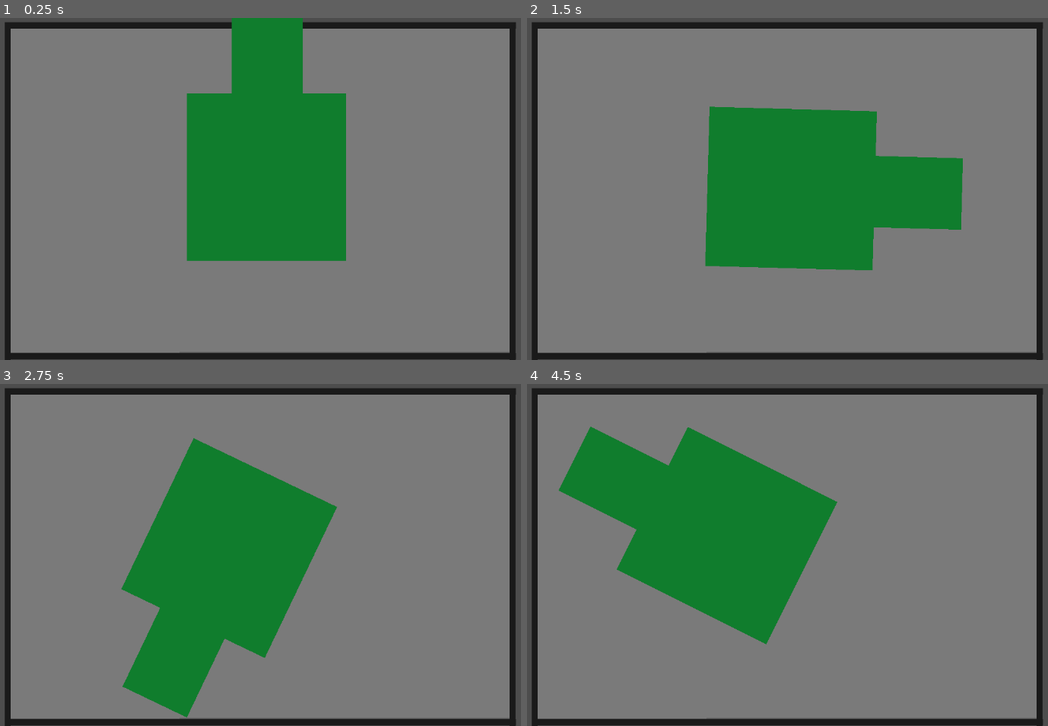
Above: before the commit, frames 1-4 (two rows, left to right).
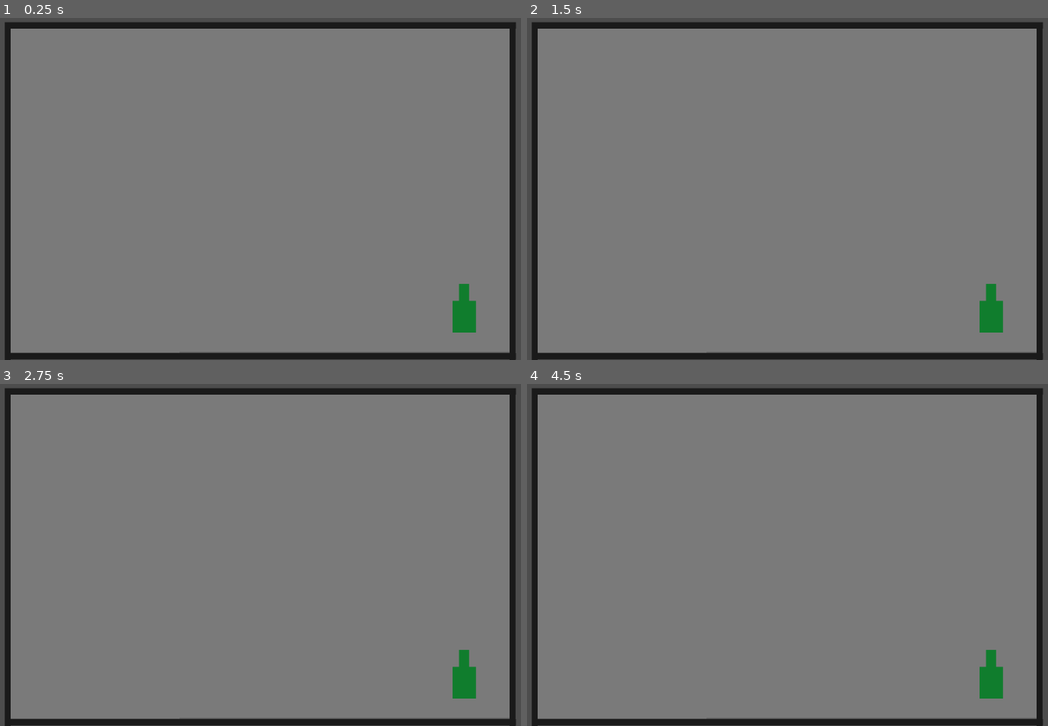
Above: after the commit, the same moments.

Repository: stefanlple/Tankman
Game: Godot game, scene res://base.tscn
The game is run twice, just before and just after one commit, with the same random seed, the same clock (stepped at 60 frames per second) and the same inputs.
Inputs:
- Up to frame 1 (0.25 s): no input
- Up to frame 2 (1.5 s): tap Enter at 0.5 s; hold Right (ui_right) 0.53-1.28 s; hold Down (ui_down) from 1.28 s (still down)
- Up to frame 3 (2.75 s): release Down (ui_down) at 2.03 s; hold Right (ui_right) from 2.03 s (still down)
- Up to frame 4 (4.5 s): release Right (ui_right) at 2.78 s; hold Up (ui_up) 2.78-3.53 s; hold Left (ui_left) from 3.53 s (still down)

The runs differ from the first frame. In frame 1, 19% of the frame differs, in the area x 35-92%, y 0-92%; in frame 2, 19%; in frame 3, 19%; in frame 4, 19%, in the area x 6-92%, y 12-92%.

Commit message:
Tank Working Movement

Diff:
--- a/TankControl.gd
+++ b/TankControl.gd
@@ -3,20 +3,22 @@
 
 # Called when the node enters the scene tree for the first time.
 var thrust = Vector2(0, -250)
-var torque = 20000
+@export var torque = 200
+@export var playerOne = true;
+var ControlMap = [[],[]]
 
 func _integrate_forces(state):
-	if Input.is_action_pressed("ui_up"):
-		state.apply_force(thrust.rotated(rotation))
+	if Input.is_action_pressed("move_up_player1"):
+		state.apply_central_force(thrust.rotated(rotation))
 	else:
 		linear_velocity = Vector2(0,0)
-	if Input.is_action_pressed("ui_down"):
-		state.apply_force(-thrust.rotated(rotation))
+	if Input.is_action_pressed("move_down_player1"):
+		state.apply_central_force(-thrust.rotated(rotation))
 	else:
 		linear_velocity = Vector2(0,0)
 	var rotation_direction = 0
-	if Input.is_action_pressed("ui_right"):
+	if Input.is_action_pressed("roatright_player1"):
 		rotation_direction += 1
-	if Input.is_action_pressed("ui_left"):
+	if Input.is_action_pressed("roatleft_layer1"):
 		rotation_direction -= 1
-	state.apply_torque(rotation_direction * torque)
+	state.apply_torque(rotation_direction*torque)
--- a/base.tscn
+++ b/base.tscn
@@ -17,8 +17,8 @@
 [sub_resource type="RectangleShape2D" id="RectangleShape2D_o0m36"]
 size = Vector2(1597.12, 1703.31)
 
-[sub_resource type="RectangleShape2D" id="RectangleShape2D_rvn7c"]
-size = Vector2(1495.07, 1565.52)
+[sub_resource type="RectangleShape2D" id="RectangleShape2D_lyhrb"]
+size = Vector2(213.278, 299.654)
 
 [node name="Base" type="Node2D"]
 
@@ -78,7 +78,6 @@
 
 [node name="CollisionShape2D" type="CollisionShape2D" parent="Walls/Wall3"]
 position = Vector2(-0.726807, -56.777)
-scale = Vector2(1, 1)
 shape = SubResource("RectangleShape2D_rh330")
 
 [node name="Wall4" type="StaticBody2D" parent="Walls"]
@@ -108,18 +107,23 @@
 
 [node name="RigidBody2D" type="RigidBody2D" parent="."]
 z_as_relative = false
-position = Vector2(2388, 1589)
+position = Vector2(4303, 2799)
 scale = Vector2(0.1525, 0.145)
 mass = 0.01
 gravity_scale = 0.0
 can_sleep = false
 script = ExtResource("4_58m1m")
 
+[node name="CollisionShape2D2" type="CollisionShape2D" parent="RigidBody2D"]
+position = Vector2(-1.7207, -4.99902)
+scale = Vector2(1, 1)
+shape = SubResource("RectangleShape2D_lyhrb")
+
 [node name="Pixil-frame-0(2)" type="Sprite2D" parent="RigidBody2D"]
 z_index = 2
 y_sort_enabled = true
-position = Vector2(39.3442, -117.242)
-scale = Vector2(0.942624, 0.991373)
+position = Vector2(0, -6.89453)
+scale = Vector2(-0.134643, 0.187926)
 texture = ExtResource("3_3bgd5")
 
 [node name="Pixil-frame-0(2)" type="Sprite2D" parent="RigidBody2D/Pixil-frame-0(2)"]
@@ -128,8 +132,3 @@
 position = Vector2(6.96094, -1064.35)
 scale = Vector2(-0.448679, 0.713111)
 texture = ExtResource("3_3bgd5")
-
-[node name="CollisionShape2D" type="CollisionShape2D" parent="RigidBody2D"]
-position = Vector2(19.6768, -44.8291)
-scale = Vector2(1, 1)
-shape = SubResource("RectangleShape2D_rvn7c")
--- a/project.godot
+++ b/project.godot
@@ -15,6 +15,29 @@
 config/features=PackedStringArray("4.0", "GL Compatibility")
 config/icon="res://icon.svg"
 
+[input]
+
+move_up_player1={
+"deadzone": 0.5,
+"events": [Object(InputEventKey,"resource_local_to_scene":false,"resource_name":"","device":-1,"window_id":0,"alt_pressed":false,"shift_pressed":false,"ctrl_pressed":false,"meta_pressed":false,"pressed":false,"keycode":0,"physical_keycode":87,"key_label":0,"unicode":119,"echo":false,"script":null)
+]
+}
+move_down_player1={
+"deadzone": 0.5,
+"events": [Object(InputEventKey,"resource_local_to_scene":false,"resource_name":"","device":-1,"window_id":0,"alt_pressed":false,"shift_pressed":false,"ctrl_pressed":false,"meta_pressed":false,"pressed":false,"keycode":0,"physical_keycode":83,"key_label":0,"unicode":115,"echo":false,"script":null)
+]
+}
+roatleft_layer1={
+"deadzone": 0.5,
+"events": [Object(InputEventKey,"resource_local_to_scene":false,"resource_name":"","device":-1,"window_id":0,"alt_pressed":false,"shift_pressed":false,"ctrl_pressed":false,"meta_pressed":false,"pressed":false,"keycode":0,"physical_keycode":65,"key_label":0,"unicode":97,"echo":false,"script":null)
+]
+}
+roatright_player1={
+"deadzone": 0.5,
+"events": [Object(InputEventKey,"resource_local_to_scene":false,"resource_name":"","device":-1,"window_id":0,"alt_pressed":false,"shift_pressed":false,"ctrl_pressed":false,"meta_pressed":false,"pressed":false,"keycode":0,"physical_keycode":68,"key_label":0,"unicode":100,"echo":false,"script":null)
+]
+}
+
 [rendering]
 
 renderer/rendering_method="gl_compatibility"
